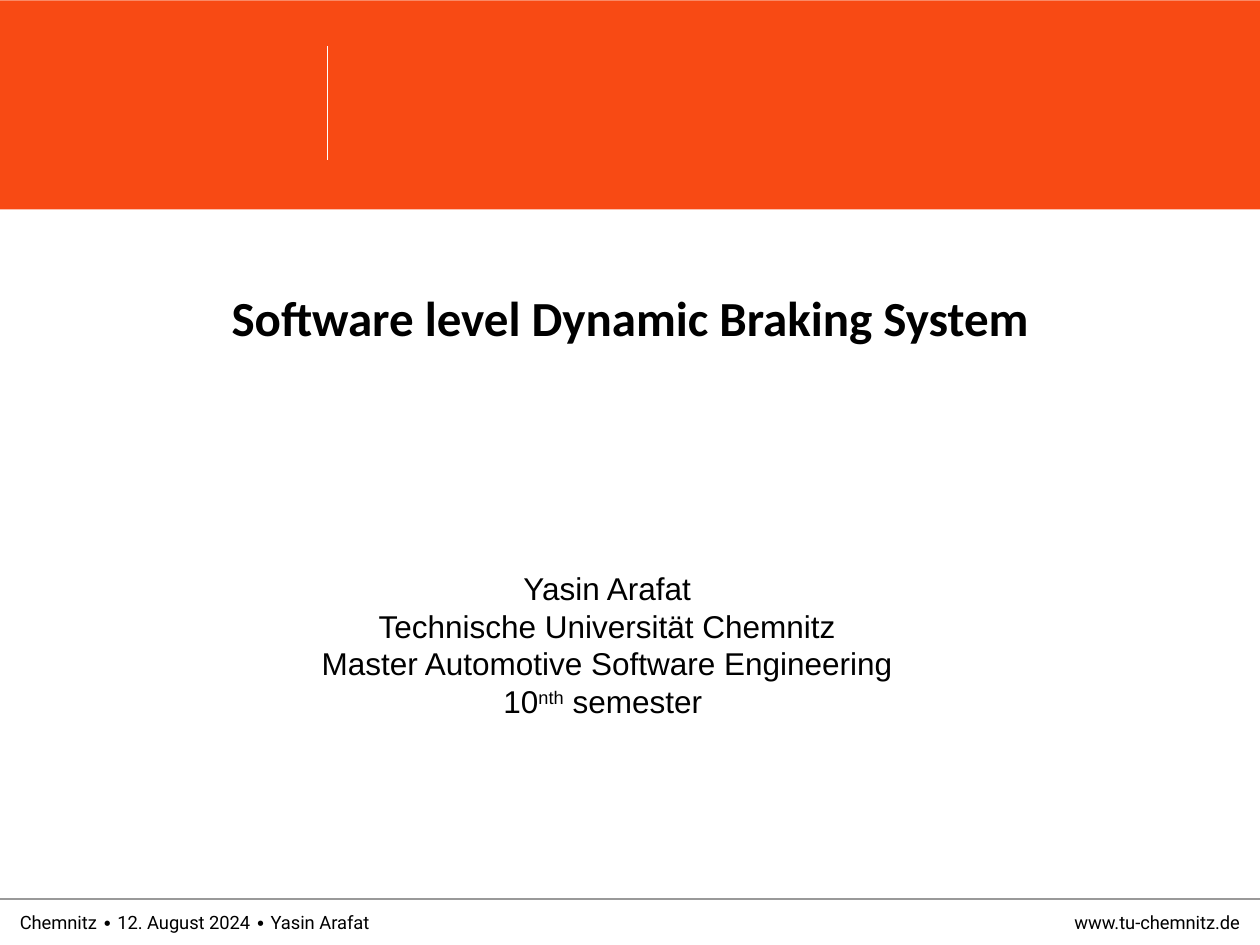
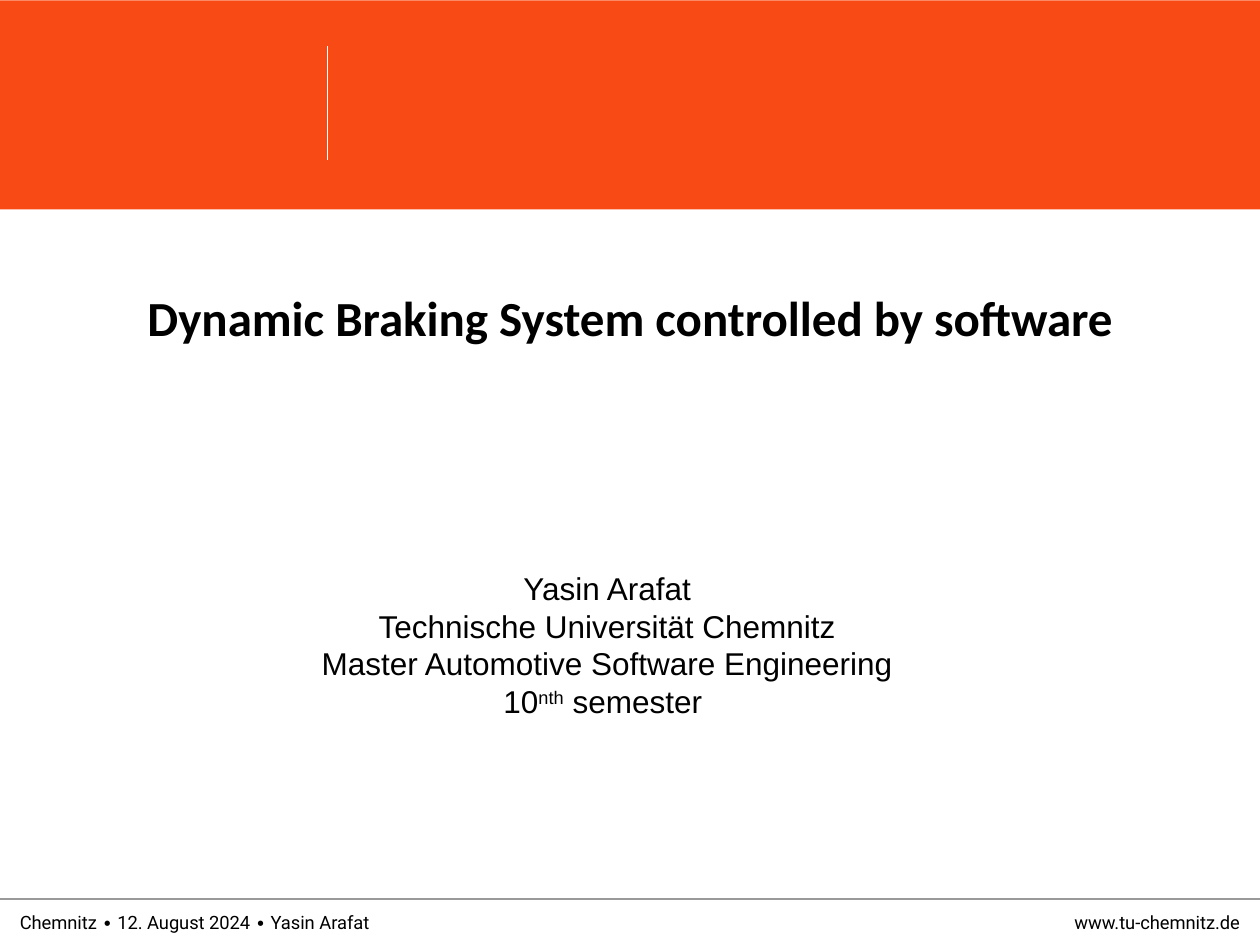
Before and after one commit to ArafatTheGoldenBoy/Dynamic-Breaking-System, a slide deck: slide 1 of Concept Presentation.pptx. Drawn at 1260x945 pixels with LibreOffice and Linux fonts; fonts in the diff are those of the drawing; background and template pictures are left out. Boxes give left, top, right and bottom in pixels: in the first picture for what was removed or moved away, otherwise in the second. Text is boxed around its words. In the diff, an @@ line names an element or a change of style, - is before the commit and + after.

```diff
--- a/Concept Presentation.pptx
+++ b/Concept Presentation.pptx
@@ text at bbox=[147, 301, 1113, 345]: text changed @@
-Software level Dynamic Braking System
+Dynamic Braking System controlled by software
```
